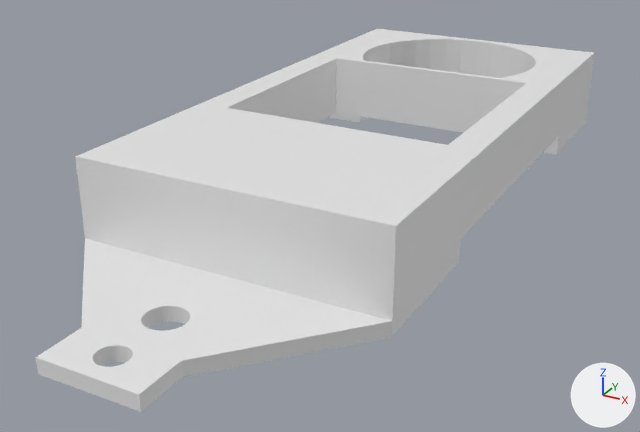
One commit to the Blender file model/liger.blend: the scene before it, then after it.
Camera for both pictures: a 50 mm lens placed at (41.7, -91.0, 38.4), pointed at (-4.6, -6.9, -3.6). Lighting does not change. The marker at lower right points along +X, +Y and +Z. The same objects are shown in both versions, whatever each file hides.

The first picture shows 'front'.
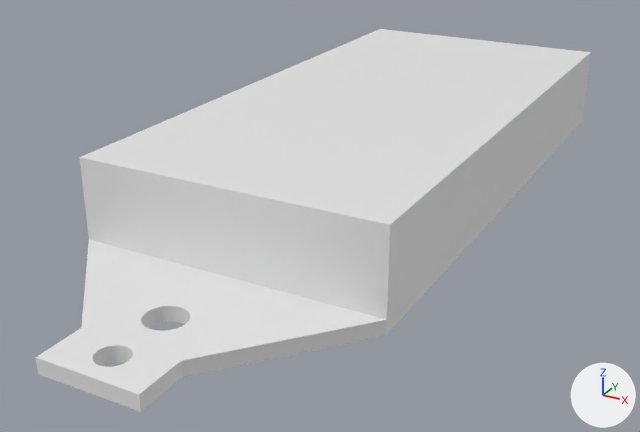
Scene script edits in JSON lines:
```json
{"block": "me_cube_002", "where": "me_cube_002.from_pydata(...)  # 280 vertices, 158 faces; spans x -14.3..17.7, y -13.7..88.3, z -1.0..0.5"}
{"block": "me_cube_002", "where": "# used by ob_tabs; location = (-1.652, -37.31, 1.0)"}
{"block": "me_cube_002", "where": "# verts and faces of me_cube_002; kept vertices keep their numbers, new ones are numbered from 280"}
{"block": "me_cube_002", "where": "# before: 1 (-14.3, 4.3, 0.5), 3 (-14.3, 70.3, 0.5), 5 (17.7, 4.3, 0.5), 7 (17.7, 70.3, 0.5)"}
{"block": "me_cube_002", "change": "me_cube_002 part 1"}
{"op": "add", "block": "me_cube_002", "code": "delete_faces([(1, 5, 7, 3)])"}
{"op": "add", "block": "me_cube_002", "code": "for new, old in zip([*range(280, 284)], [1, 3, 5, 7]): verts[new] = verts[old] + (0.0, 0.0, 8.5)"}
{"op": "add", "block": "me_cube_002", "code": "faces += [(3, 281, 283, 7), (280, 282, 283, 281), (5, 7, 283, 282), (1, 280, 281, 3), (1, 5, 282, 280)]"}
{"op": "set", "path": "ob_front", "old": "bpy.data.objects.new('front', me_cube_009)", "new": "bpy.data.objects.new('front', me_cube_002)"}
```

Pixel boxes (x1, y1, x2, y2) of what changed, in the pictures (640 x 432 px):
```json
{"object": "front", "change": "reshaped", "before": [35, 29, 595, 412], "after": [35, 29, 591, 412]}
{"part": 1, "of": "me_cube_002", "change": "built on", "after": [79, 29, 591, 320]}
```
